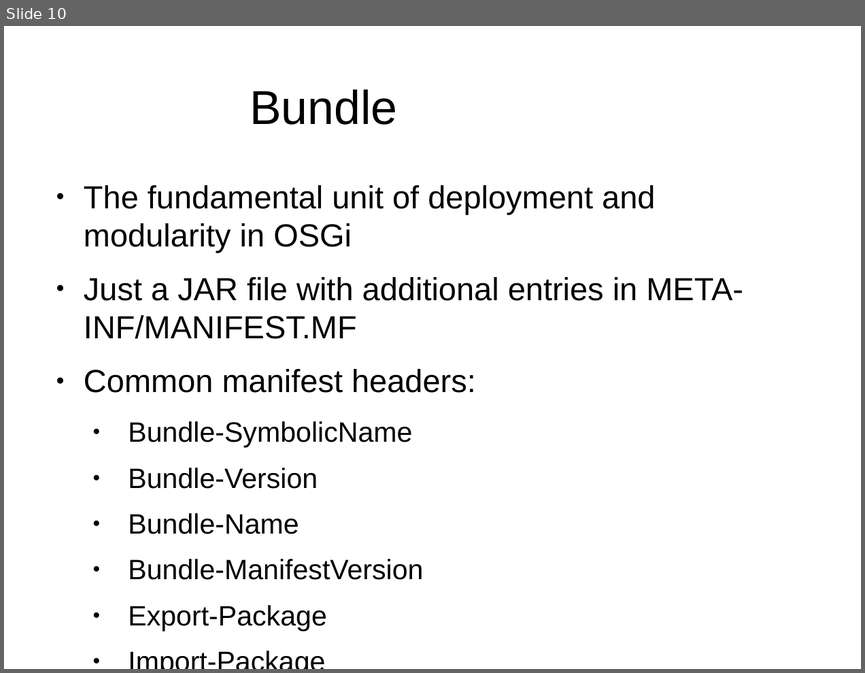
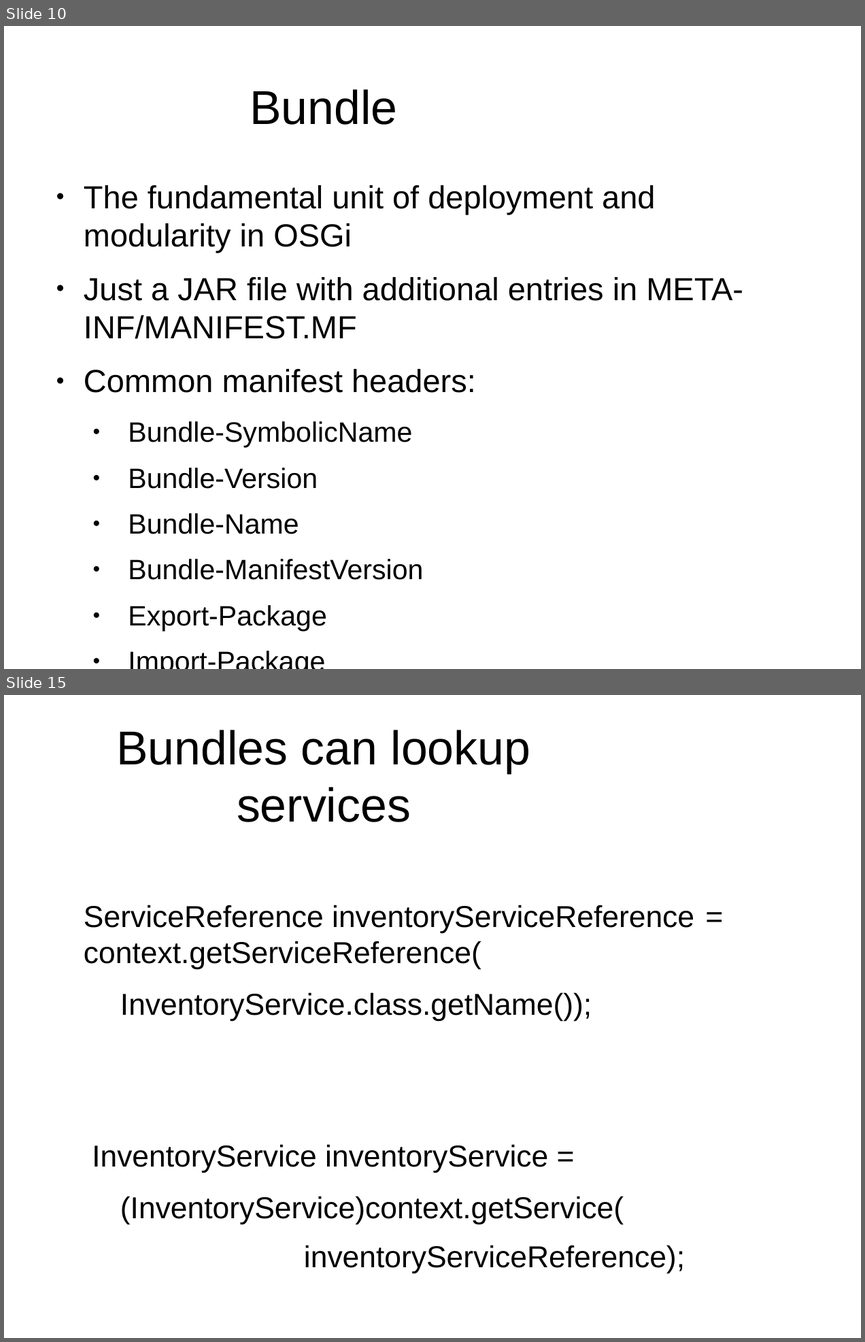
Before and after one commit to gkamal/bojug-osgi-talk, a slide deck: osgi- bojug.odp. Shown one above the other, each under a label of ours: slide 10 before the commit, slides 10 and 15 after it; the slides between them are not shown. The pictures are 865x673 and 865x1342 pixels, drawn with LibreOffice and Linux fonts; fonts in the diff are those of the drawing; background and template pictures are left out. Boxes give left, top, right and bottom in pixels: in the first picture for what was removed or moved away, otherwise in the second. Text is boxed around its words. In the diff, an @@ line names an element or a change of style, - is before the commit and + after.

```diff
--- a/osgi- bojug.odp
+++ b/osgi- bojug.odp
@@ slide 15 added at box(4, 695, 861, 1338), background #FFFFFF @@
@@ title added at box(116, 730, 531, 822), 44 pt, text #000000 @@
+Bundles can lookup services
@@ text added at box(84, 904, 694, 1273), 28 pt, text #000000 @@
+ServiceReference inventoryServiceReference = context.getServiceReference(
+  InventoryService.class.getName());
+InventoryService inventoryService =
+  (InventoryService)context.getService(
+            inventoryServiceReference);
```
Also in this commit, not shown: 1 slide changed, 7 other slides added, 1 slide removed, 20 other files.
